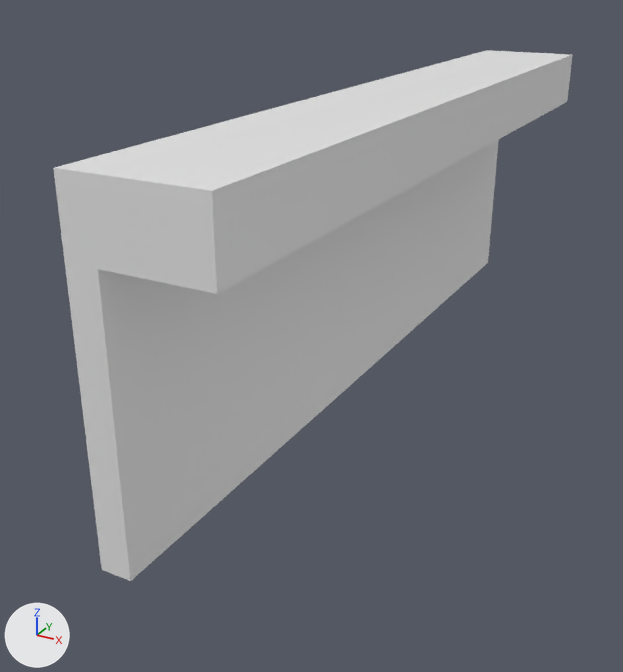
Two versions of the FBX model TheDen/TheDen/Content/LevelDesign/Meshes/Modular/Ledge.FBX, one commit apart.
Camera for both pictures: a camera (50 mm lens) standing at (194.0, -411.0, 217.0) and looking at (-10.0, -40.0, 32.0). Lighting does not change. The marker at lower left points along +X, +Y and +Z. Where no turn or scale is listed for an object, it has been applied to the vertices.
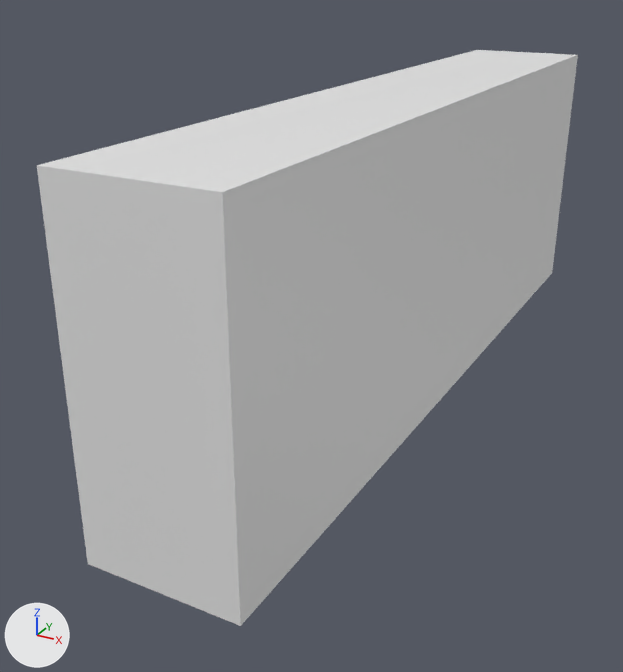
What changed in the scene script:
```text
Change me_mesh:
    used by ob_box008; location = (0.0, 0.0, 0.0)
    remove me_mesh.from_pydata(...)  # 28 vertices, 52 faces; spans x -7.0..53.0, y -213.0..213.0, z 0.0..156.0
    add me_mesh.from_pydata(...)  # 152 vertices, 300 faces; spans x -36.0..36.0, y -213.0..213.0, z 0.0..156.0
    me_mesh part 1
    4 vertices are removed from x 53.0, y -213.0..213.0, z 125.0..156.0
    32 faces are deleted
    4 vertices are added at (36.0, -43.0, 31.0), (36.0, -43.0, 63.0), (36.0, -43.0, 94.0), (36.0, -43.0, 125.0)
    12 new vertices lie (-14.0, 0.0, 0.0) away from vertices in x -7.0, y -213.0..213.0, z 0.0..156.0
    12 new vertices lie (-15.0, 0.0, 0.0) away from vertices in x -21.0, y -213.0..213.0, z 0.0..156.0
    12 new vertices lie (14.0, 0.0, 0.0) away from vertices in x 7.0, y -213.0..213.0, z 0.0..156.0
    14 new vertices lie (0.0, 85.0, 0.0) away from vertices in x -36.0..21.0, y -213.0, z 0.0..156.0
    14 new vertices lie (15.0, 0.0, 0.0) away from vertices in x 21.0, y -213.0..213.0, z 0.0..156.0
    20 new vertices lie (0.0, 85.0, 0.0) away from vertices in x -36.0..36.0, y -213.0..-128.0, z 0.0..156.0
    20 new vertices lie (0.0, -85.0, 0.0) away from vertices in x -36.0..36.0, y 213.0, z 0.0..156.0
    20 new vertices lie (0.0, -85.0, 0.0) away from vertices in x -36.0..36.0, y 128.0, z 0.0..156.0
    280 new faces join them
Change ob_box008:
    ob_box008.location: (0.0, 0.0, 0.0) -> (21.3, 0.0, 0.0)
```

What differs and where, as boxes (x1, y1, x2, y2) in the pictures (623 x 672 px):
'Box008', reshaped, moved (8% taller): before (53, 50, 573, 581); after (37, 50, 578, 626)
part 1 of me_mesh, built on: before (54, 50, 573, 581); after (37, 50, 578, 626)
